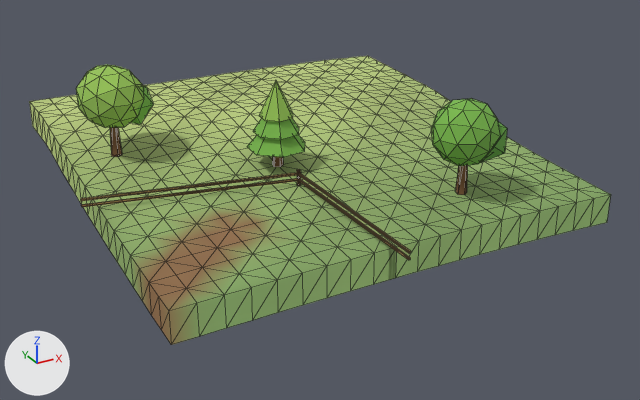
The glTF model client/public/models/chunks/1_-2.glb as it was, and as the next commit left it.
Camera for both pictures: a 50 mm lens placed at (18.2, -7.1, 23.3), pointed at (44.9, 41.4, -1.0). Arrows for +X, +Y and +Z are at lower left; the lights stay in place. The older version comes first. Mesh edges are drawn as thin lines. Vertices at exactly the same position are counted once.

Script lines for the objects in view, before the commit:
```python
me_scenery = bpy.data.meshes.new('scenery')
me_scenery.from_pydata(...)  # 211 vertices, 362 faces; spans x 29.0..53.7, y 28.0..50.3, z 1.0..8.4
me_scenery.materials.append(mat_opaque_matte_vertex_colors)
# before: 40 (33.0, 47.8, 5.5), 42 (33.2, 47.9, 5.5), 44 (33.1, 48.2, 5.5), 46 (32.9, 48.2, 5.5), 48 (32.8, 47.9, 5.5)
# before: 50 (33.0, 48.0, 5.5)
me_terrain = bpy.data.meshes.new('terrain')
me_terrain.from_pydata(...)  # 521 vertices, 960 faces; spans x 30.0..60.0, y 30.0..60.0, z -1.5..3.2
me_terrain.materials.append(mat_opaque_matte_vertex_colors)
ob_scenery = bpy.data.objects.new('scenery', me_scenery)
ob_scenery.location = (0.0, 0.0, 0.0)
ob_terrain = bpy.data.objects.new('terrain', me_terrain)
ob_terrain.location = (0.0, 0.0, 0.0)
```
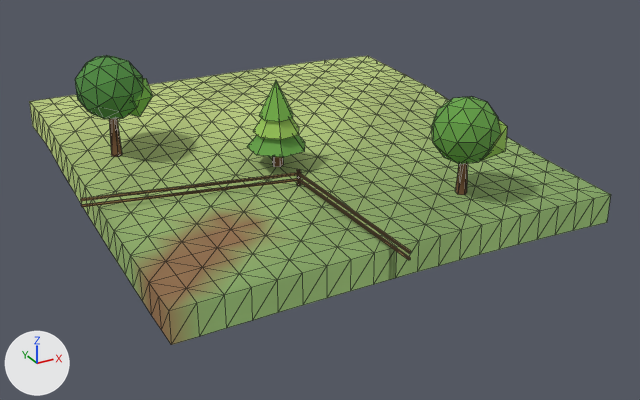
Boxes (x1, y1, x2, y2) around the edits, measured in the pictures (640 x 400 px; the box of a moved part takes in the faces that stretch with it):
'scenery', reshaped, recoloured
    before: (76, 65, 507, 260)
    after: (75, 56, 507, 260)
part 1 of me_scenery, moved or reshaped
    before: (76, 65, 144, 128)
    after: (75, 56, 143, 119)
part 2 of me_scenery, moved or reshaped
    before: (131, 86, 153, 125)
    after: (129, 78, 153, 117)
part 3 of me_scenery, moved or reshaped
    before: (110, 127, 122, 157)
    after: (109, 118, 122, 157)
part 4 of me_scenery, recoloured
    before: (76, 65, 507, 166)
    after: (75, 56, 507, 164)

The change, as a diff of the scene's bpy script:
```diff
--- a/client/public/models/chunks/1_-2.glb.py
+++ b/client/public/models/chunks/1_-2.glb.py
@@ me_scenery @@
 # used by ob_scenery; location = (0.0, 0.0, 0.0)
-me_scenery.from_pydata(...)  # 211 vertices, 362 faces; spans x 29.0..53.7, y 28.0..50.3, z 1.0..8.4
+me_scenery.from_pydata(...)  # 211 vertices, 362 faces; spans x 29.0..53.7, y 28.0..50.3, z 1.0..9.0
+# me_scenery part 1: the loose piece of 42 vertices spanning x 30.9..35.1, y 45.7..50.3, z 4.2..8.4 is moved by (0.0, 0.0, 0.6)
+# me_scenery part 2: the loose piece of 12 vertices spanning x 33.0..35.4, y 46.0..49.0, z 4.5..7.2 is moved by (0.0, 0.0, 0.5)
+# me_scenery part 3
+for i in [40, 42, 44, 46, 48, 50]: me_scenery.vertices[i].co += Vector((0.0, 0.0, 0.5))
+# me_scenery part 4: 240 faces centred in x 31.0..53.3, y 31.9..50.2, z 3.2..8.2 are repainted in the vertex colours; the middle colour goes from green #7ab84d to green #65a247
+# other edits to the shape of me_scenery do not show in these pictures
 me_scenery.materials.append(mat_opaque_matte_vertex_colors)
```
